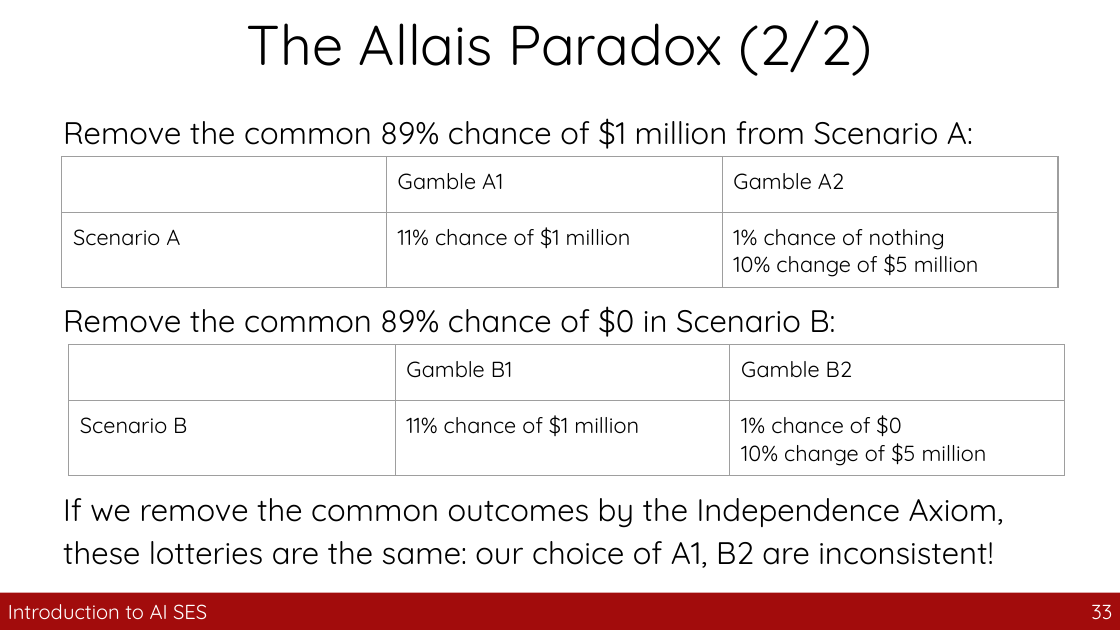
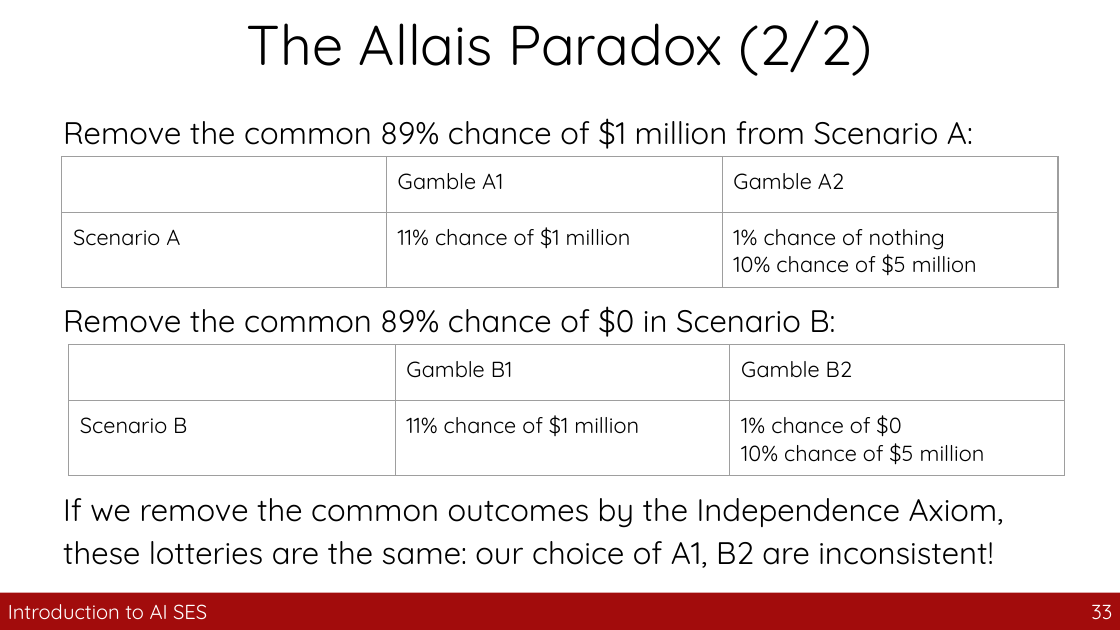
Before and after one commit to guhofstra/CSC163Fa26, a slide deck: slide 33 of PPTs/10_utility_functions.pptx. Drawn at 1120x630 pixels with LibreOffice and Linux fonts; fonts in the diff are those of the drawing. Boxes give left, top, right and bottom in pixels: in the first picture for what was removed or moved away, otherwise in the second. Text is boxed around its words. In the diff, an @@ line names an element or a change of style, - is before the commit and + after.

```diff
--- a/PPTs/10_utility_functions.pptx
+++ b/PPTs/10_utility_functions.pptx
@@ table at [62, 157, 1058, 524] @@
-row 2, column 3: 1% chance of nothing / 10% change of $5 million
+row 2, column 3: 1% chance of nothing / 10% chance of $5 million
@@ table at [68, 345, 1064, 630] @@
-row 2, column 3: 1% chance of $0 / 10% change of $5 million
+row 2, column 3: 1% chance of $0 / 10% chance of $5 million
```
Also in this commit, not shown: 5 other slides changed, 30 other files.
